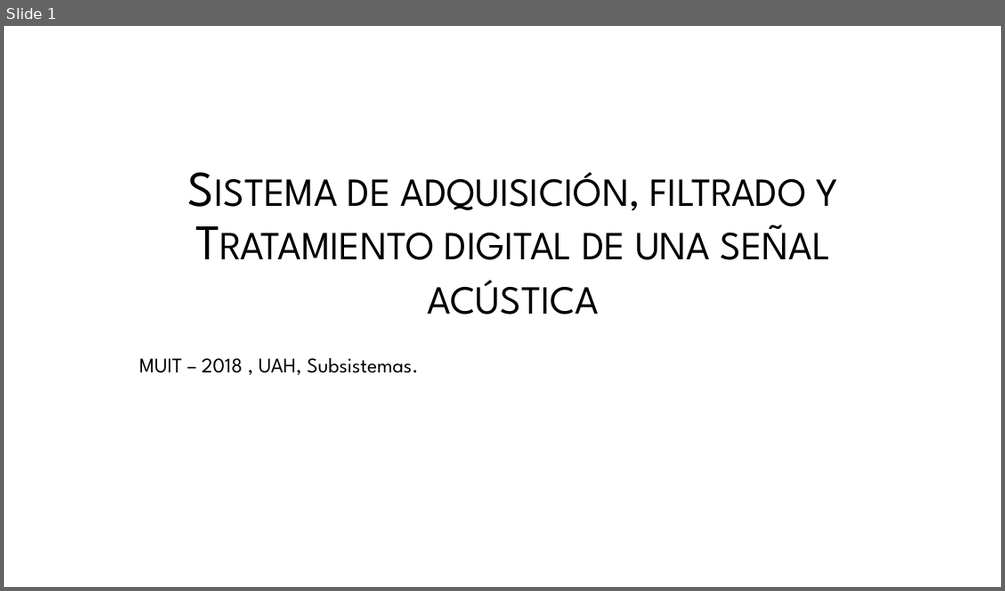
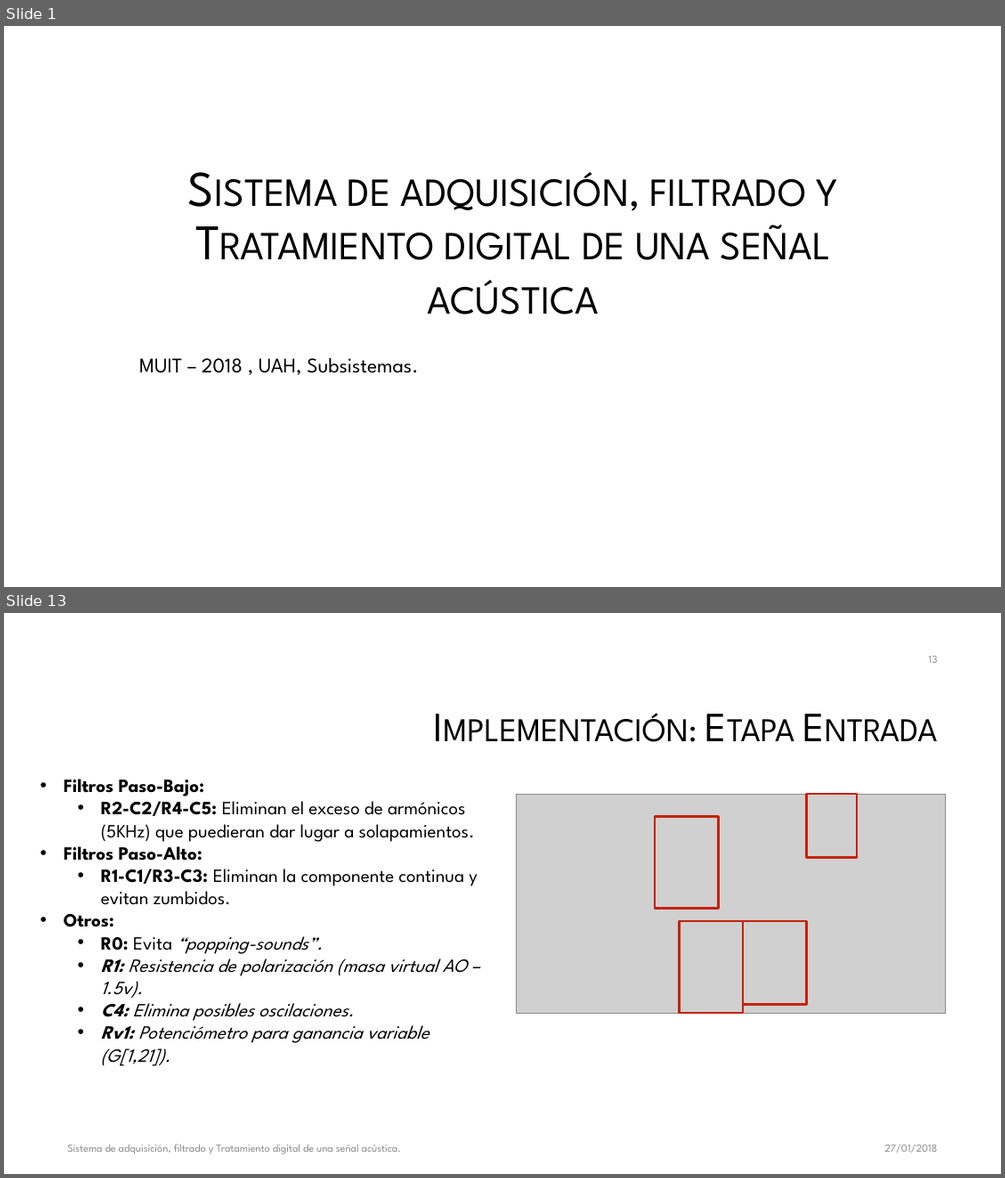
Before and after one commit to galledohm/Prueba1, a slide deck: Subsis/Presentación/Sistema de adquisición, filtrado y Tratamiento digital.pptx. Shown one above the other, each under a label of ours: slide 1 before the commit, slides 1 and 13 after it; the slides between them are not shown. The pictures are 1005x591 and 1005x1178 pixels, drawn with LibreOffice and Linux fonts; fonts in the diff are those of the drawing; grey boxes stand for pictures; background and template pictures are left out. Boxes give left, top, right and bottom in pixels: in the first picture for what was removed or moved away, otherwise in the second. Text is boxed around its words. In the diff, an @@ line names an element or a change of style, - is before the commit and + after.

```diff
--- a/Subsis/Presentación/Sistema de adquisición, filtrado y Tratamiento digital.pptx
+++ b/Subsis/Presentación/Sistema de adquisición, filtrado y Tratamiento digital.pptx
@@ slide 13 added at (4, 613, 1001, 1174), background #FFFFFF @@
@@ page number added at (929, 656, 938, 663), 10.5 pt, text #8C8C8C @@
+13
@@ title added at (210, 676, 945, 781), 40 pt, text #000000, small capitals @@
+Implementación: Etapa Entrada
@@ text added at (64, 779, 477, 1066), 18 pt, text #000000 @@
+• Filtros Paso-Bajo:
+  • R2-C2/R4-C5: Eliminan el exceso de armónicos (5KHz) que puedieran dar lugar a solapamientos.
+• Filtros Paso-Alto:
+  • R1-C1/R3-C3: Eliminan la componente continua y evitan zumbidos.
+• Otros:
+  • R0: Evita “popping-sounds”.
+  • R1: Resistencia de polarización (masa virtual AO – 1.5v).
+  • C4: Elimina posibles oscilaciones.
+  • Rv1: Potenciómetro para ganancia variable (G[1,21]).
@@ picture added at (516, 794, 945, 1013) @@
@@ rectangle added at (807, 794, 857, 858), outline #C4220D 2.25 pt @@
@@ rectangle added at (655, 817, 718, 908), outline #C4220D 2.25 pt @@
@@ rectangle added at (680, 921, 743, 1013), outline #C4220D 2.25 pt @@
@@ rectangle added at (743, 921, 807, 1004), outline #C4220D 2.25 pt @@
@@ text added at (67, 1143, 401, 1154), 10.5 pt, text #8C8C8C @@
+Sistema de adquisición, filtrado y Tratamiento digital de una señal acústica.
@@ text added at (884, 1144, 937, 1152), 10.5 pt, text #8C8C8C @@
+27/01/2018
```
Also in this commit, not shown: 16 slides changed, 5 other slides added, 2 other files.
